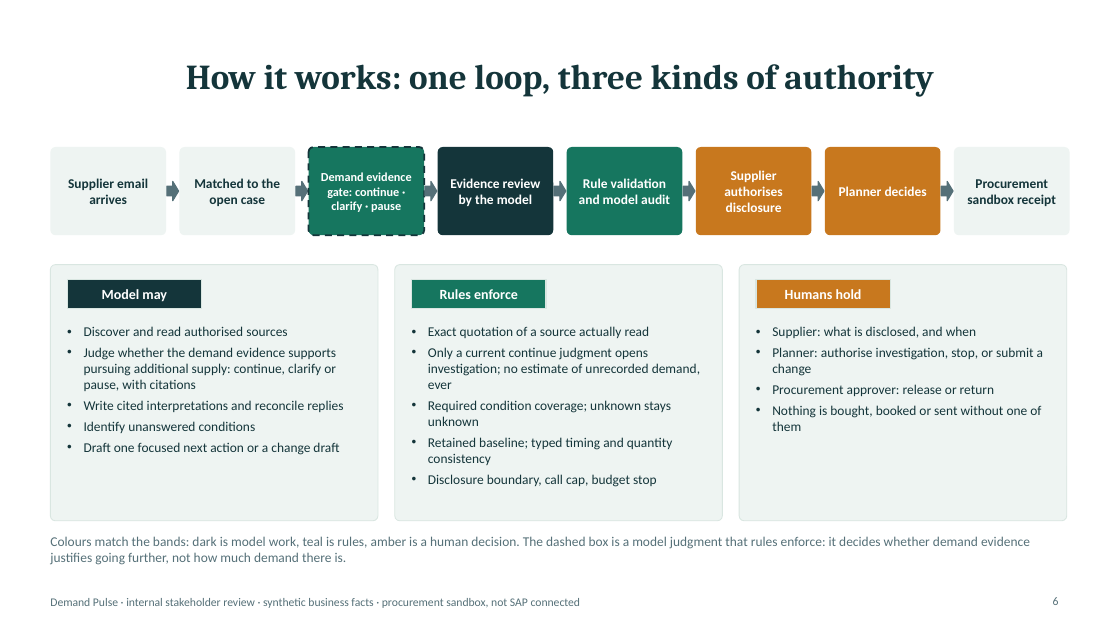
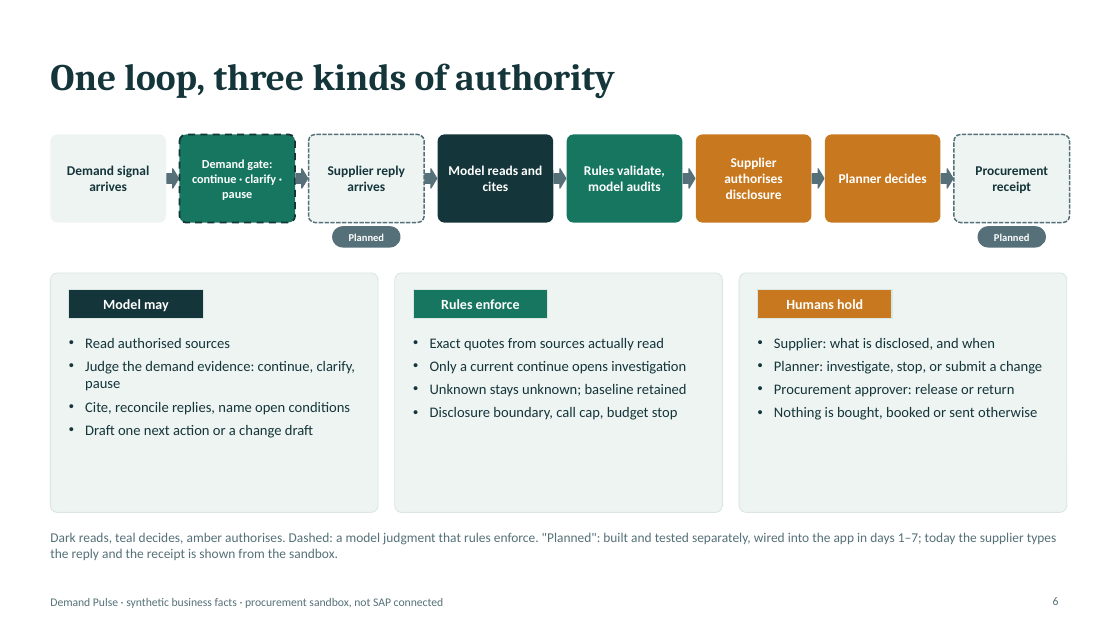
Before and after one commit to logisticPM/sap, a slide deck: slide 6 of presentations/SAP_Demand_Pulse_Business_Case_Deck.pptx. Drawn at 1120x630 pixels with LibreOffice and Linux fonts; fonts in the diff are those of the drawing. Boxes give left, top, right and bottom in pixels: in the first picture for what was removed or moved away, otherwise in the second. Text is boxed around its words. In the diff, an @@ line names an element or a change of style, - is before the commit and + after.

```diff
--- a/presentations/SAP_Demand_Pulse_Business_Case_Deck.pptx
+++ b/presentations/SAP_Demand_Pulse_Business_Case_Deck.pptx
@@ title at bbox=[50, 63, 615, 99]: text changed; size 30 to 32 pt @@
-How it works: one loop, three kinds of authority
+One loop, three kinds of authority
@@ rounded rectangle at bbox=[180, 134, 296, 223]: fill #EEF4F2 to #16765F; outline none to #14353A 1.5 pt dashed; proportions changed @@
@@ rounded rectangle at bbox=[308, 134, 424, 223]: fill #16765F to #EEF4F2; outline #14353A 1.5 pt dashed to #557078 1.25 pt dashed; proportions changed @@
@@ proportions changed in 8 elements at bbox=[50, 134, 166, 223], bbox=[50, 273, 378, 513], bbox=[395, 273, 723, 513], bbox=[739, 273, 1067, 513], bbox=[438, 134, 554, 223], bbox=[567, 134, 683, 223], bbox=[696, 134, 812, 223], bbox=[825, 134, 941, 223] @@
@@ 8 rounded rectangles, 2 texts: place and size @@
-8 rounded rectangles, 2 texts at bbox=[50, 147, 1070, 235]
+8 rounded rectangles, 2 texts at bbox=[50, 134, 1070, 223]
@@ rounded rectangle at bbox=[954, 134, 1070, 223]: outline none to #557078 1.25 pt dashed; proportions changed @@
@@ text at bbox=[67, 165, 149, 191]: text changed @@
-Supplier email arrives
+Demand signal arrives
@@ text at bbox=[192, 159, 276, 200]: text changed @@
-Demand evidence gate: continue · clarify · pause
+Demand gate: continue · clarify · pause
@@ text removed at bbox=[194, 178, 281, 206] @@
-Matched to the open case
@@ text added at bbox=[328, 165, 405, 191], 11.5 pt, text #14353A, bold @@
+Supplier reply arrives
@@ text at bbox=[448, 165, 542, 191]: text changed @@
-Evidence review by the model
+Model reads and cites
@@ 7 right arrows: place and size @@
-7 right arrows at bbox=[167, 181, 954, 201]
+7 right arrows at bbox=[167, 169, 954, 188]
@@ text at bbox=[584, 165, 665, 191]: text changed @@
-Rule validation and model audit
+Rules validate, model audits
@@ text at bbox=[975, 166, 1048, 193]: text changed @@
-Procurement sandbox receipt
+Procurement receipt
@@ rounded rectangle added at bbox=[333, 227, 400, 247], fill #557078, outline #557078 1 pt @@
@@ text added at bbox=[349, 233, 385, 241], 9 pt, text #FFFFFF, bold @@
+Planned
@@ rounded rectangle added at bbox=[978, 227, 1045, 247], fill #557078, outline #557078 1 pt @@
@@ text added at bbox=[994, 233, 1030, 241], 9 pt, text #FFFFFF, bold @@
+Planned
@@ rounded rectangle: place and size @@
-rounded rectangle at bbox=[50, 265, 378, 521]
+rounded rectangle at bbox=[50, 273, 378, 513]
@@ 3 texts, 3 rectangles: place and size @@
-3 texts, 3 rectangles at bbox=[67, 280, 891, 308]
+3 texts, 3 rectangles at bbox=[69, 290, 892, 318]
@@ rounded rectangle: place and size @@
-rounded rectangle at bbox=[395, 265, 723, 521]
+rounded rectangle at bbox=[395, 273, 723, 513]
@@ rounded rectangle: place and size @@
-rounded rectangle at bbox=[739, 265, 1067, 521]
+rounded rectangle at bbox=[739, 273, 1067, 513]
@@ text at bbox=[85, 338, 356, 438]: text changed; size 11.5 to 12.5 pt @@
-• Discover and read authorised sources
-• Judge whether the demand evidence supports pursuing additional supply: continue, clarify or pause, with citations
-• Write cited interpretations and reconcile replies
-• Identify unanswered conditions
-• Draft one focused next action or a change draft
+• Read authorised sources
+• Judge the demand evidence: continue, clarify, pause
+• Cite, reconcile replies, name open conditions
+• Draft one next action or a change draft
@@ text "Exact quotes from sources actually ...": place and size @@
-text "Exact quotes from sources actually ..." at bbox=[428, 326, 700, 487]
+text "Exact quotes from sources actually ..." at bbox=[430, 338, 687, 420]
@@ text at bbox=[430, 338, 687, 397]: text changed; size 11.5 to 12.5 pt @@
-• Exact quotation of a source actually read
-• Only a current continue judgment opens investigation; no estimate of unrecorded demand, ever
-• Required condition coverage; unknown stays unknown
-• Retained baseline; typed timing and quantity consistency
+• Exact quotes from sources actually read
+• Only a current continue opens investigation
+• Unknown stays unknown; baseline retained
@@ text "Supplier: what is disclosed, and ...": place and size @@
-text "Supplier: what is disclosed, and ..." at bbox=[772, 326, 1043, 431]
+text "Supplier: what is disclosed, and ..." at bbox=[774, 338, 1042, 420]
@@ text at bbox=[774, 338, 1014, 397]: size 11.5 to 12.5 pt in "Supplier: what is disclosed, and when", "Procurement approver: release or return"; more space between paragraphs @@
@@ text at bbox=[774, 361, 1042, 374]: text changed; size 11.5 to 12.5 pt @@
-• Planner: authorise investigation, stop, or submit a change
+• Planner: investigate, stop, or submit a change
@@ text at bbox=[430, 407, 678, 420]: size 11.5 to 12.5 pt in "Disclosure boundary, call cap, budget stop"; more space between paragraphs @@
@@ text at bbox=[774, 407, 1037, 420]: text changed; size 11.5 to 12.5 pt @@
-• Nothing is bought, booked or sent without one of them
+• Nothing is bought, booked or sent otherwise
@@ text at bbox=[50, 532, 1057, 560]: text changed @@
-Colours match the bands: dark is model work, teal is rules, amber is a human decision. The dashed box is a model judgment that rules enforce: it decides whether demand evidence justifies going further, not how much demand there is.
+Dark reads, teal decides, amber authorises. Dashed: a model judgment that rules enforce. "Planned": built and tested separately, wired into the app in days 1–7; today the supplier types the reply and the receipt is shown from the sandbox.
@@ text at bbox=[50, 598, 444, 608]: text changed @@
-Demand Pulse · internal stakeholder review · synthetic business facts · procurement sandbox, not SAP connected
+Demand Pulse · synthetic business facts · procurement sandbox, not SAP connected
```
Also in this commit, not shown: 9 other slides changed, 4 slides added, 3 slides removed, 3 other files.
